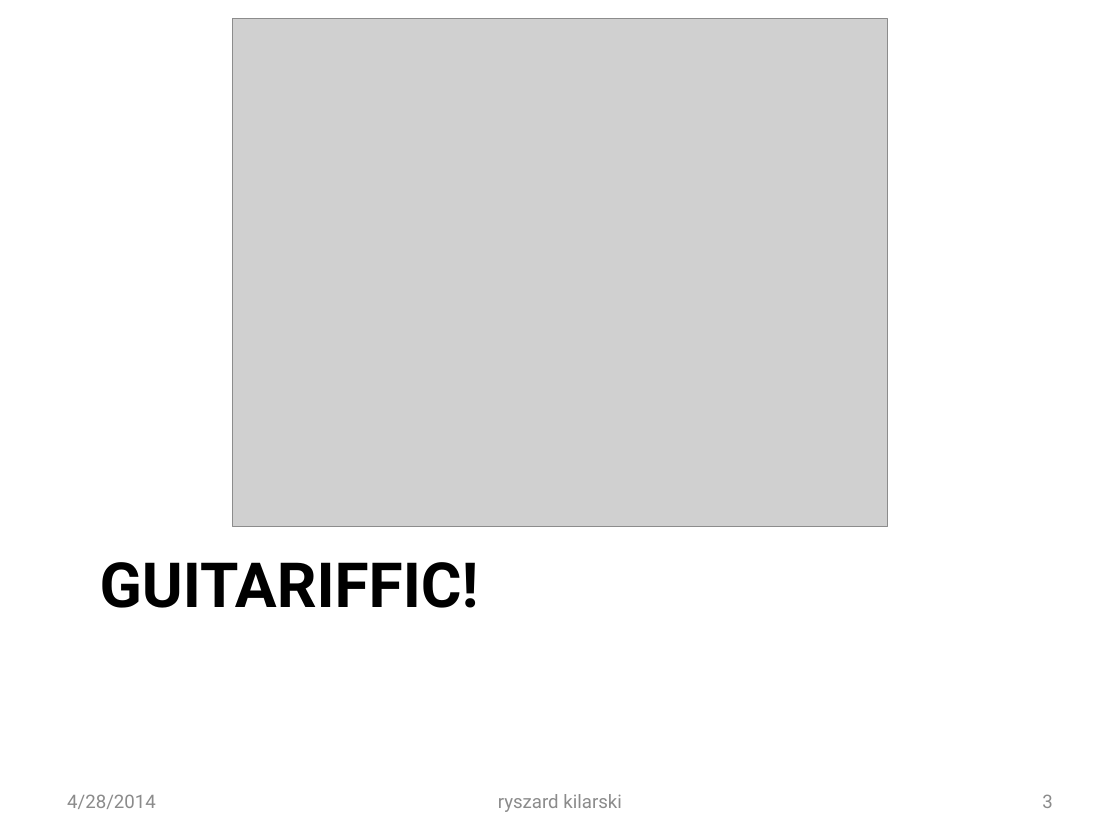
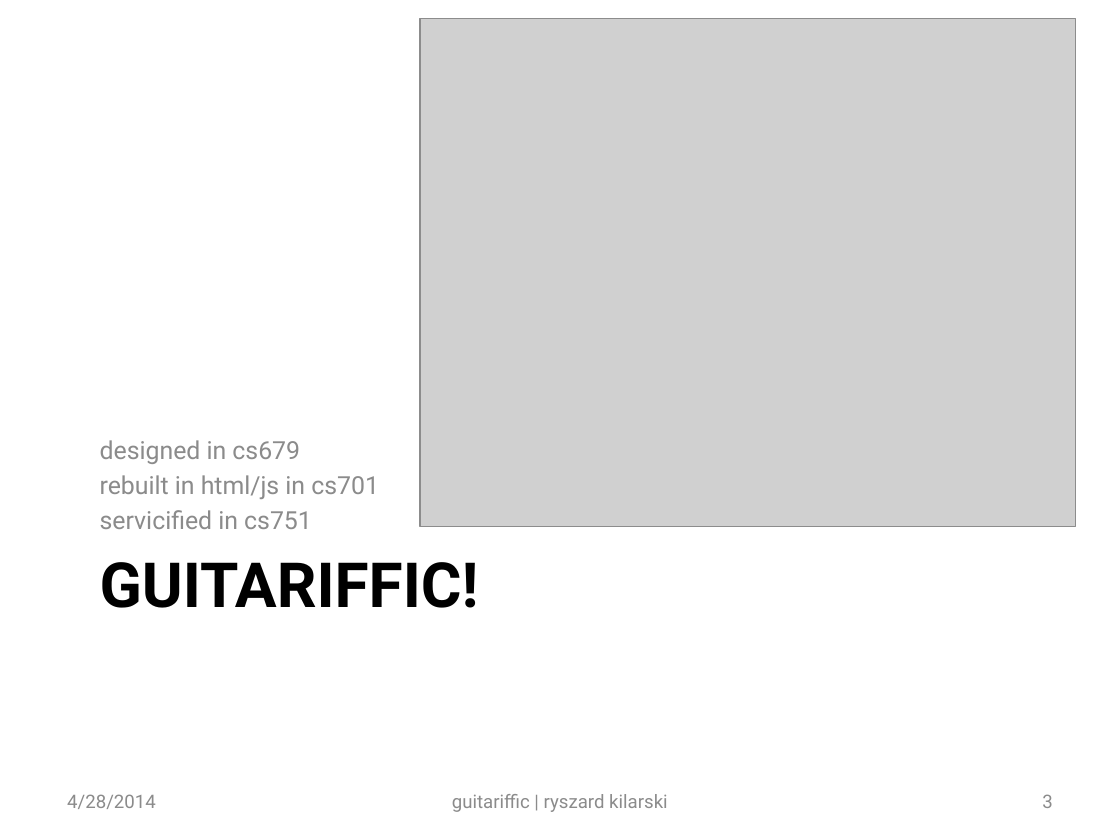
Before and after one commit to rkilarski/ryski-coding, a slide deck: slide 3 of guitarifficWS/Guitariffic Presentation.pptx. Drawn at 1120x840 pixels with LibreOffice and Linux fonts; fonts in the diff are those of the drawing; grey boxes stand for pictures. Boxes give left, top, right and bottom in pixels: in the first picture for what was removed or moved away, otherwise in the second. Text is boxed around its words. In the diff, an @@ line names an element or a change of style, - is before the commit and + after.

```diff
--- a/guitarifficWS/Guitariffic Presentation.pptx
+++ b/guitarifficWS/Guitariffic Presentation.pptx
@@ picture: place and size @@
-picture at (232, 19, 887, 528)
+picture at (420, 19, 1075, 528)
@@ text added at (100, 440, 379, 529), 16 pt, text #8C8C8C @@
+designed in cs679
+rebuilt in html/js in cs701
+servicified in cs751
@@ text at (452, 794, 668, 812): text changed @@
-ryszard kilarski
+guitariffic | ryszard kilarski
```
Also in this commit, not shown: 6 other slides changed.
